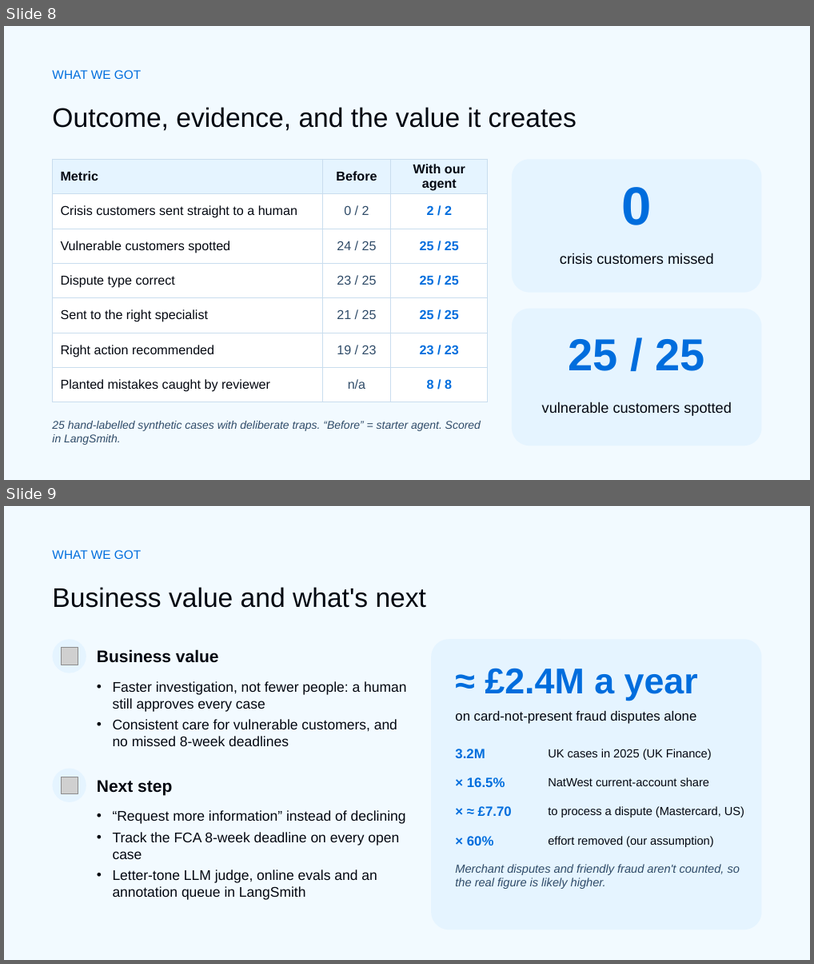
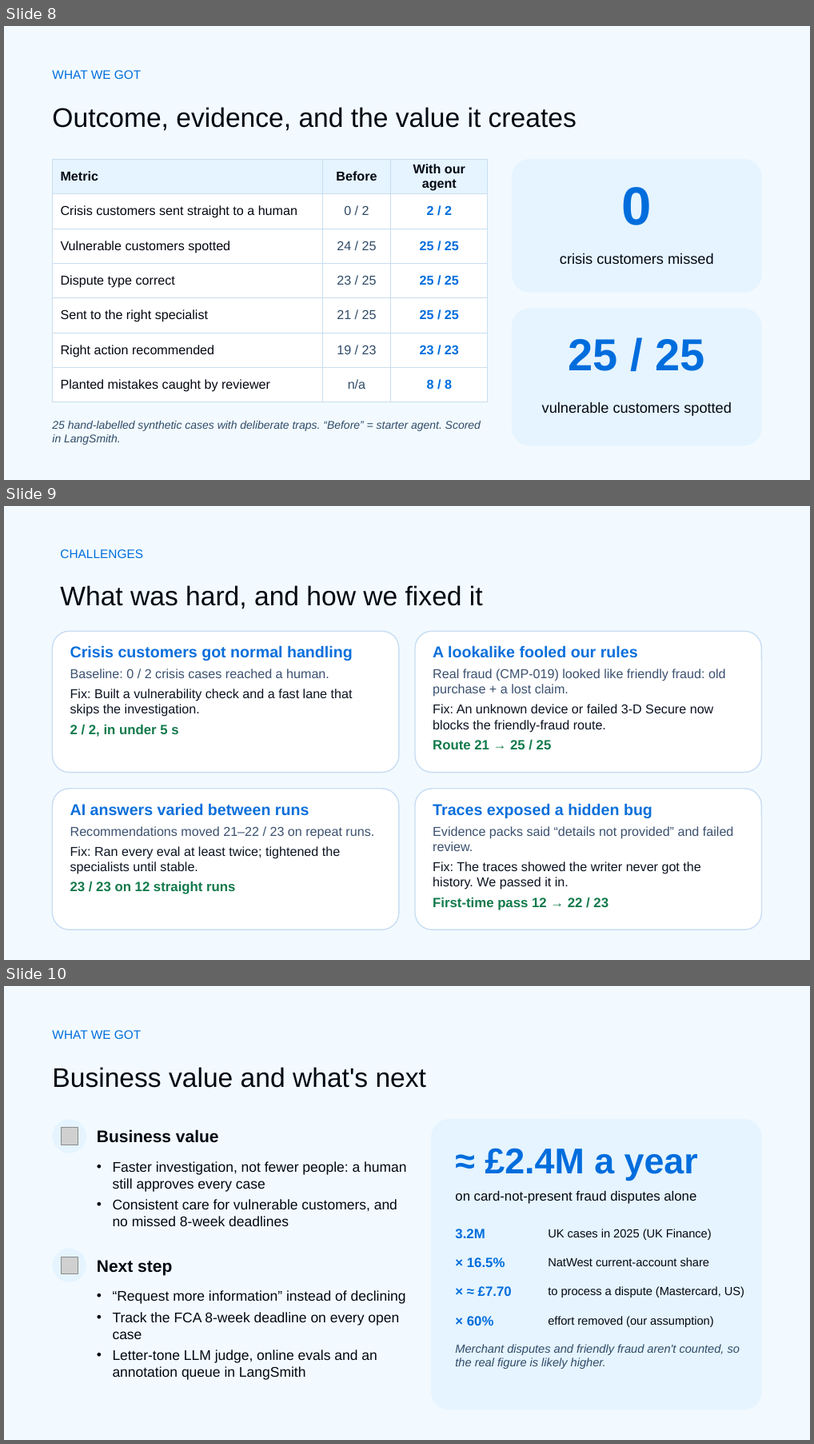
Before and after one commit to asiasharif/fsi-hackathon-london-2026, a slide deck: the_friendly_fraudsters/HACK_NATWEST_THEFRIENDLYFRAUDSTERS.pptx. Shown one above the other, each under a label of ours: slides 8 and 9 before the commit, slides 8, 9 and 10 after it. The pictures are 814x964 and 814x1444 pixels, drawn with LibreOffice and Linux fonts; fonts in the diff are those of the drawing; grey boxes stand for pictures; background and template pictures are left out. Boxes give left, top, right and bottom in pixels: in the first picture for what was removed or moved away, otherwise in the second. Text is boxed around its words. In the diff, an @@ line names an element or a change of style, - is before the commit and + after.

```diff
--- a/the_friendly_fraudsters/HACK_NATWEST_THEFRIENDLYFRAUDSTERS.pptx
+++ b/the_friendly_fraudsters/HACK_NATWEST_THEFRIENDLYFRAUDSTERS.pptx
@@ slide 9 added at (4,506,810,960), background #F2FAFF @@
@@ text added at (60,549,143,558), 11 pt, text #006DDD @@
+CHALLENGES
@@ title added at (60,585,483,609), 24 pt, text #030710 @@
+What was hard, and how we fixed it
@@ rounded rectangle added at (52,631,399,772), fill #FFFFFF, outline #C9DDF3 1 pt @@
@@ text added at (70,645,353,736), 11.5 pt, text #0B1220 @@
+Crisis customers got normal handling
+Baseline: 0 / 2 crisis cases reached a human.
+Fix: Built a vulnerability check and a fast lane that skips the investigation.
+2 / 2, in under 5 s
@@ rounded rectangle added at (415,631,762,772), fill #FFFFFF, outline #C9DDF3 1 pt @@
@@ text added at (433,645,726,749), 11.5 pt, text #0B1220 @@
+A lookalike fooled our rules
+Real fraud (CMP-019) looked like friendly fraud: old purchase + a lost claim.
+Fix: An unknown device or failed 3-D Secure now blocks the friendly-fraud route.
+Route 21 → 25 / 25
@@ rounded rectangle added at (52,788,399,929), fill #FFFFFF, outline #C9DDF3 1 pt @@
@@ rounded rectangle added at (415,788,762,929), fill #FFFFFF, outline #C9DDF3 1 pt @@
@@ text added at (70,803,374,894), 11.5 pt, text #0B1220 @@
+AI answers varied between runs
+Recommendations moved 21–22 / 23 on repeat runs.
+Fix: Ran every eval at least twice; tightened the specialists until stable.
+23 / 23 on 12 straight runs
@@ text added at (433,803,734,910), 11.5 pt, text #0B1220 @@
+Traces exposed a hidden bug
+Evidence packs said “details not provided” and failed review.
+Fix: The traces showed the writer never got the history. We passed it in.
+First-time pass 12 → 22 / 23
@@ what was slide 9 is now slide 10 @@
```
Also in this commit, not shown: 4 other files.
